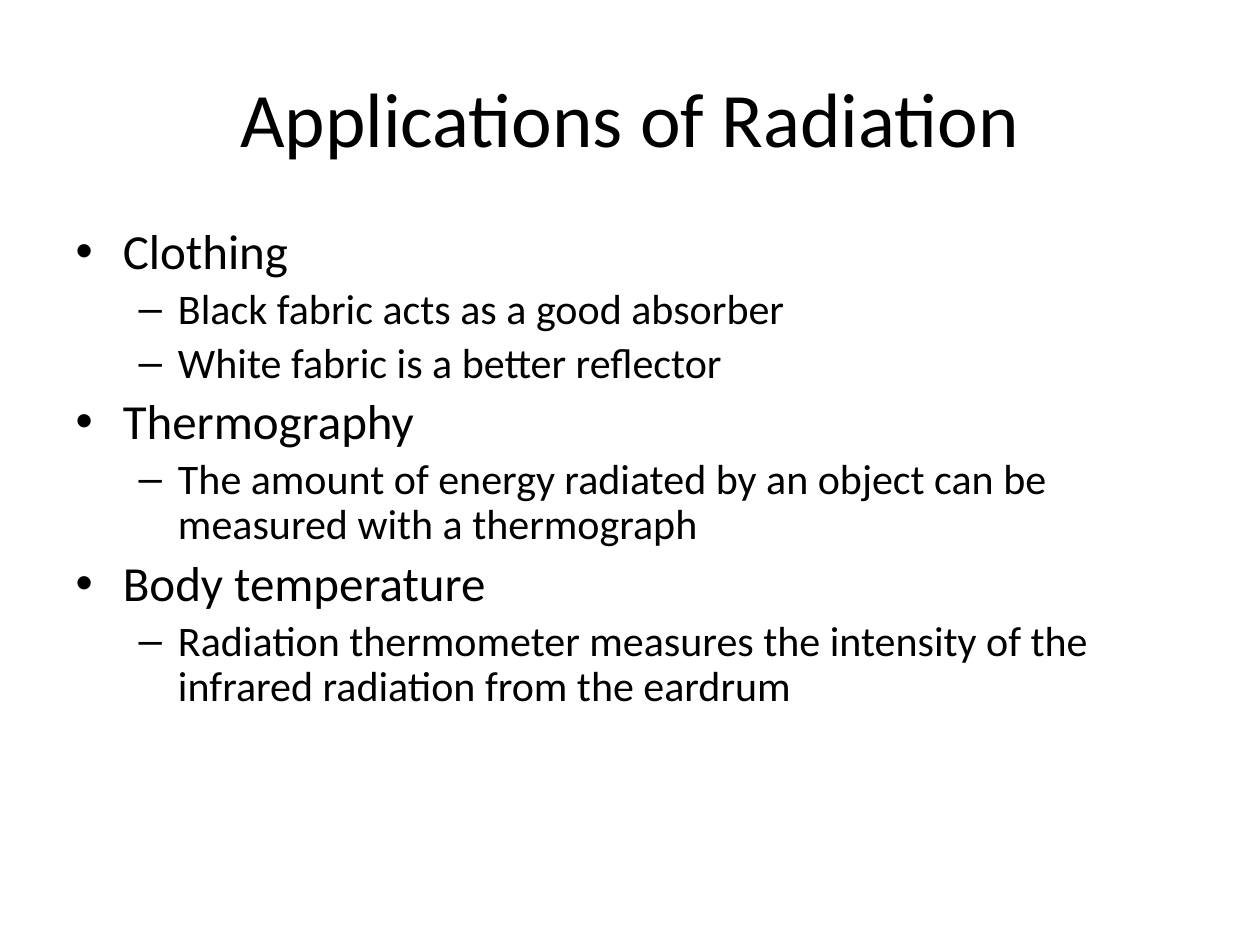
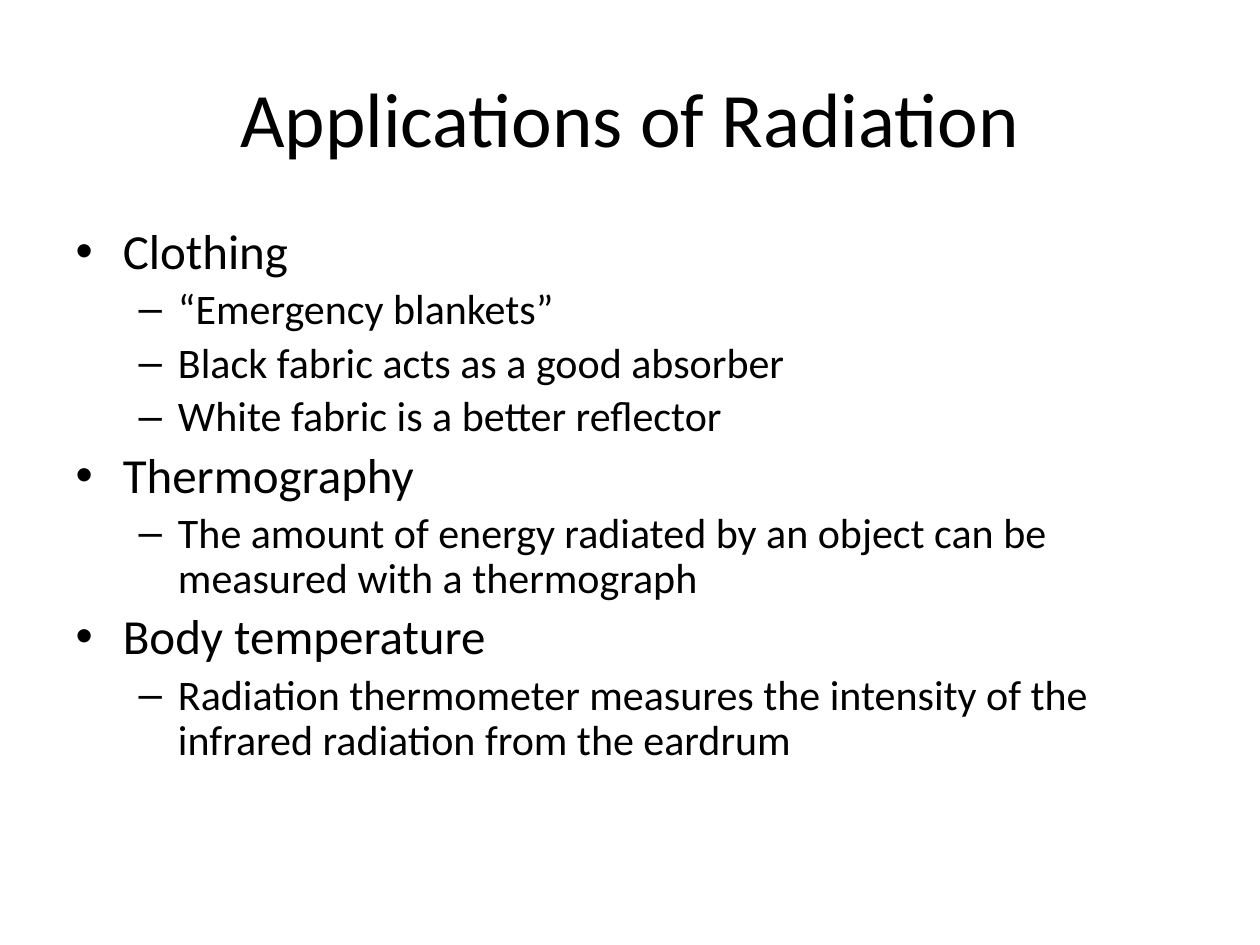
Before and after one commit to rtlines/Introductory-Physics-II, a slide deck: slide 29 of Lecture_Slides/PH 123 Lecture 31.pptx. Drawn at 1260x945 pixels with LibreOffice and Linux fonts; fonts in the diff are those of the drawing. Boxes give left, top, right and bottom in pixels: in the first picture for what was removed or moved away, otherwise in the second. Text is boxed around its words. In the diff, an @@ line names an element or a change of style, - is before the commit and + after.

```diff
--- a/Lecture_Slides/PH 123 Lecture 31.pptx
+++ b/Lecture_Slides/PH 123 Lecture 31.pptx
@@ text at <box>178,294,553,332</box>: paragraph added @@
+  – “Emergency blankets”
```
Also in this commit, not shown: 16 other files.
